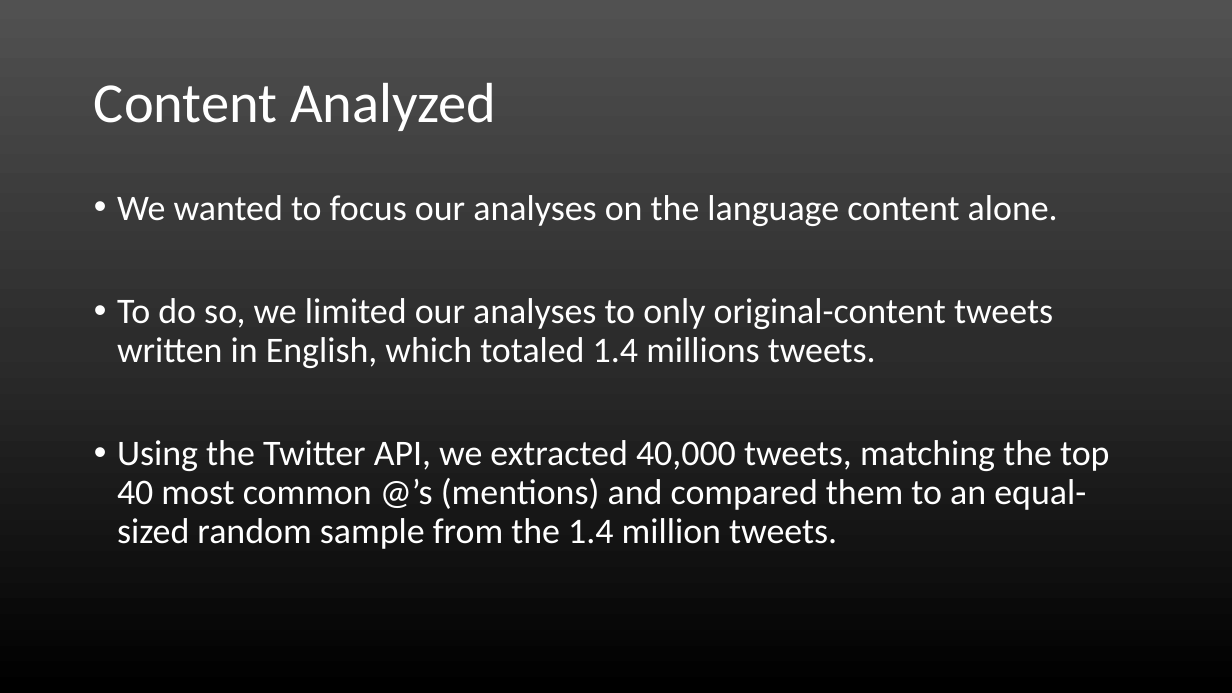
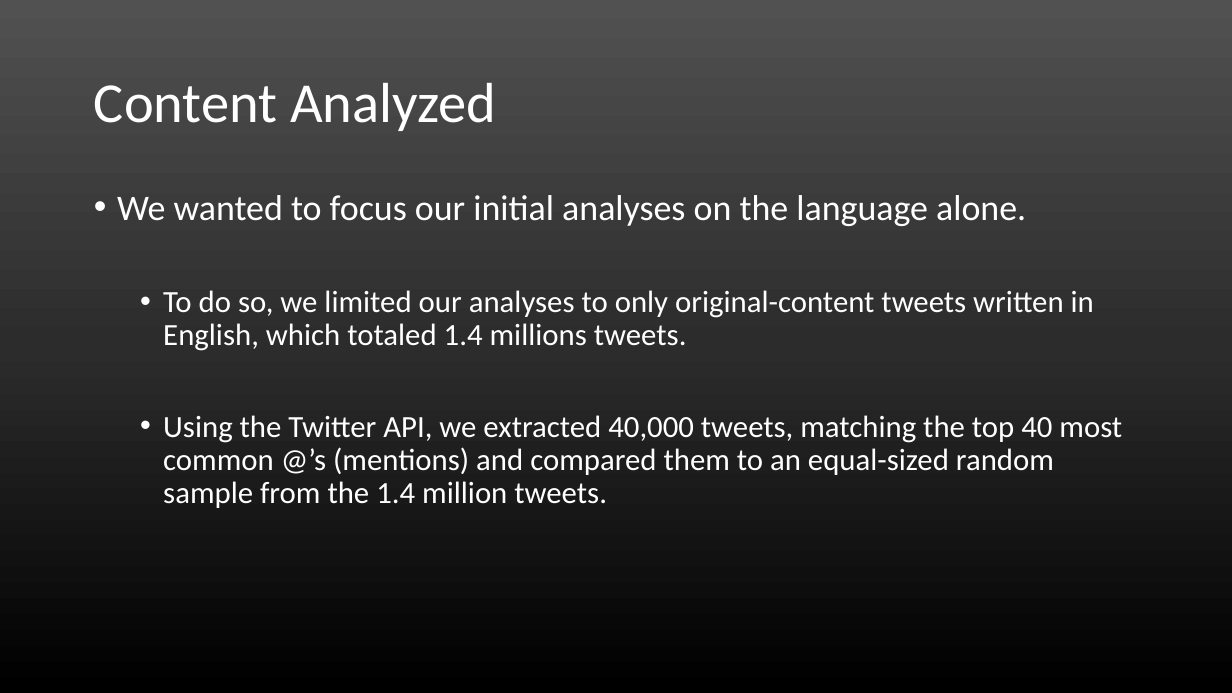
Before and after one commit to jirvingphd/dsc-4-final-project-online-ds-ft-021119, a slide deck: slide 4 of presentation.pptx. Drawn at 1232x693 pixels with LibreOffice and Linux fonts; fonts in the diff are those of the drawing. Boxes give left, top, right and bottom in pixels: in the first picture for what was removed or moved away, otherwise in the second. Text is boxed around its words. In the diff, an @@ line names an element or a change of style, - is before the commit and + after.

```diff
--- a/presentation.pptx
+++ b/presentation.pptx
@@ text at (117,195,1026,226): text changed @@
-• We wanted to focus our analyses on the language content alone.
+• We wanted to focus our initial analyses on the language alone.
@@ text at (163,290,1122,508): size 28 to 24 pt in "To do so, we limited our analyses ...", "Using the Twitter API, we extracted 40,000 ..."; list level 1 to 2 in "To do so, we limited ..."; list level 1 to 2 in "Using the Twitter API, we ..." @@
```
Also in this commit, not shown: 2 other slides changed, 3 slides added, 1 slide removed, 3 other files.
